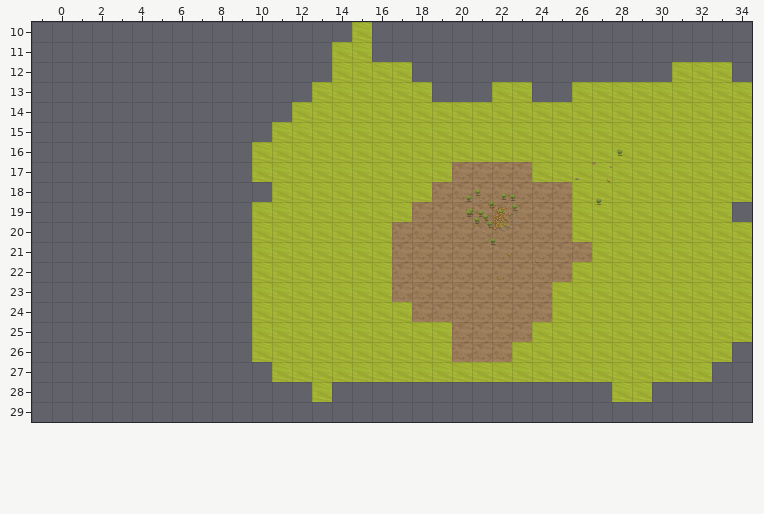
Tiled map -- Sapiens/Assets/Resources/Map/TestMapOrtho2.tmx. That is the earlier state.
Cells are 500x500 px. Shown: x -1..34, y 10..29.
Now the later version:
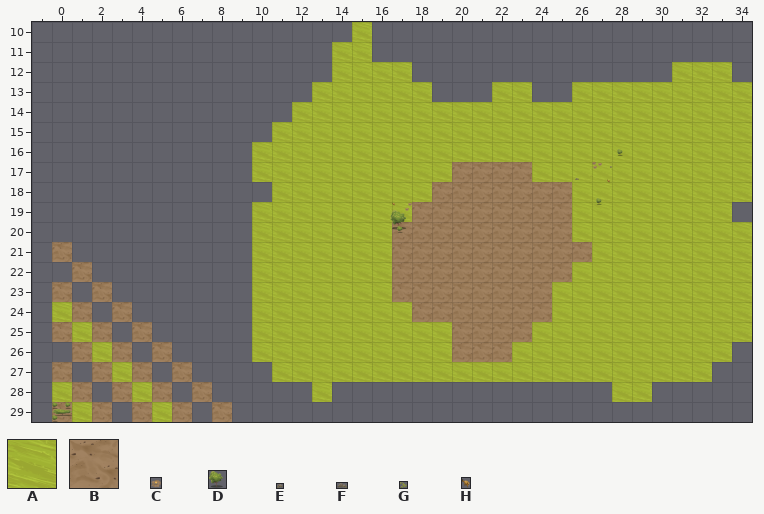
Key: from "Ground": A 0 "Texture_Grass", B 1 "Texture_Dirt"; from "Objects": C 0 "Camp", D 1 "Sprite-Trees", E 2 "Sprite-Rocks_02", F 3 "Sprite-Rocks_01", G 4 "Sprite-Herbs", H 5 "Puma".
_ is an empty cell, . an unchanged one.
Objects are placed by their top-left corner, in cells (3,4 is the top-left corner of cell 3,4); size is 1x1 cell unless given.
From old to new:
--- layer "Ground"
@@ x 0..8 @@
-21 _........
-22 ._.......
-23 _._......
-24 __._.....
-25 ___._....
-26 .___._...
-27 _.___._..
-28 __.___._.
-29 ___.___._
+21 B........
+22 .B.......
+23 B.B......
+24 AB.B.....
+25 BAB.B....
+26 .BAB.B...
+27 B.BAB.B..
+28 AB.BAB.B.
+29 BAB.BAB.B
--- layer "FixedObjects"
+C "Camp" at 27.3,17 size 0.2x0.2
+C "Camp" at 27.1,17.1 size 0.2x0.2
+H "Puma" at 17,19 size 0.2x0.2
+C "Camp" at 17.8,19 size 0.2x0.2
+C "Camp" at 17.6,19.3 size 0.2x0.2
+D "Sprite-Trees" at 16.9,19.4
+D "Sprite-Trees" at 17.3,20.2 size 0.4x0.4
+D "Sprite-Trees" at 0.6,29 size 0.4x0.4
+D "Sprite-Trees" at 0,29 size 0.4x0.4
+D "Sprite-Trees" at 0,29.3 size 1.2x0.3
+D "Sprite-Trees" at 0,29.6 size 0.4x0.4
-D "Sprite-Trees" at 21.1,18.3 size 0.4x0.4
-D "Sprite-Trees" at 22.4,18.5 size 0.4x0.4
-D "Sprite-Trees" at 22.9,18.6 size 0.4x0.4
-C "Camp" at 21.4,18.8 size 0.2x0.2
-D "Sprite-Trees" at 20.7,18.7 size 0.4x0.4
-H "Puma" at 21.9,18.9 size 0.2x0.2
-H "Puma" at 21.9,19 size 0.2x0.2
-H "Puma" at 21.8,19 size 0.2x0.2
-H "Puma" at 22.1,19.1 size 0.2x0.2
-D "Sprite-Trees" at 21.9,18.9 size 0.4x0.4
-H "Puma" at 21.9,19.2 size 0.2x0.2
-C "Camp" at 21.5,19.2 size 0.2x0.2
-H "Puma" at 22.6,19.2 size 0.2x0.2
-H "Puma" at 22.3,19.2 size 0.2x0.2
-H "Puma" at 22.5,19.2 size 0.2x0.2
-D "Sprite-Trees" at 23,19.1 size 0.4x0.4
-H "Puma" at 22.4,19.3 size 0.2x0.2
-H "Puma" at 22.5,19.3 size 0.2x0.2
-H "Puma" at 22.3,19.3 size 0.2x0.2
-H "Puma" at 22.4,19.3 size 0.2x0.2
-H "Puma" at 22,19.3 size 0.2x0.2
-H "Puma" at 22.3,19.3 size 0.2x0.2
-H "Puma" at 20.7,19.3 size 0.2x0.2
-H "Puma" at 22.2,19.3 size 0.2x0.2
-H "Puma" at 22.2,19.3 size 0.2x0.2
-H "Puma" at 20.8,19.3 size 0.2x0.2
-H "Puma" at 22.5,19.3 size 0.2x0.2
-H "Puma" at 22.3,19.4 size 0.2x0.2
-H "Puma" at 22.4,19.4 size 0.2x0.2
-H "Puma" at 22.3,19.4 size 0.2x0.2
-H "Puma" at 21.3,19.4 size 0.2x0.2
-H "Puma" at 22.3,19.4 size 0.2x0.2
-H "Puma" at 22.3,19.5 size 0.2x0.2
-D "Sprite-Trees" at 20.8,19.3 size 0.4x0.4
-H "Puma" at 22.4,19.5 size 0.2x0.2
-E "Sprite-Rocks_02" at 23,19.6 size 0.1x0.1
-H "Puma" at 22.4,19.5 size 0.2x0.2
-D "Sprite-Trees" at 22.3,19.3 size 0.4x0.4
-H "Puma" at 22.4,19.5 size 0.2x0.2
-H "Puma" at 21.4,19.5 size 0.2x0.2
-H "Puma" at 22.3,19.5 size 0.2x0.2
-H "Puma" at 22.6,19.5 size 0.2x0.2
-H "Puma" at 22.4,19.5 size 0.2x0.2
-E "Sprite-Rocks_02" at 22.9,19.6 size 0.1x0.1
-C "Camp" at 21.9,19.5 size 0.2x0.2
-D "Sprite-Trees" at 21.3,19.4 size 0.4x0.4
-H "Puma" at 21.6,19.5 size 0.2x0.2
-H "Puma" at 22.8,19.5 size 0.2x0.2
-H "Puma" at 22.3,19.6 size 0.2x0.2
-D "Sprite-Trees" at 20.7,19.4 size 0.4x0.4
-H "Puma" at 22.4,19.6 size 0.2x0.2
-C "Camp" at 21.1,19.6 size 0.2x0.2
-H "Puma" at 22.2,19.6 size 0.2x0.2
-H "Puma" at 22.2,19.6 size 0.2x0.2
-H "Puma" at 22,19.6 size 0.2x0.2
-H "Puma" at 22.3,19.6 size 0.2x0.2
-G "Sprite-Herbs" at 22.6,19.7 size 0.1x0.1
-E "Sprite-Rocks_02" at 22.9,19.8 size 0.1x0.1
-H "Puma" at 22.3,19.7 size 0.2x0.2
-H "Puma" at 22.5,19.7 size 0.2x0.2
-H "Puma" at 22.1,19.7 size 0.2x0.2
-H "Puma" at 21.6,19.7 size 0.2x0.2
-F "Sprite-Rocks_01" at 22.1,19.8 size 0.2x0.1
-F "Sprite-Rocks_01" at 22.6,19.8 size 0.2x0.1
-D "Sprite-Trees" at 21.6,19.6 size 0.4x0.4
-H "Puma" at 22.2,19.8 size 0.2x0.2
-H "Puma" at 22.6,19.8 size 0.2x0.2
-H "Puma" at 22,19.8 size 0.2x0.2
-C "Camp" at 21.5,19.8 size 0.2x0.2
-E "Sprite-Rocks_02" at 22.9,19.9 size 0.1x0.1
-H "Puma" at 22.3,19.8 size 0.2x0.2
-H "Puma" at 22.7,19.8 size 0.2x0.2
-G "Sprite-Herbs" at 22.4,19.9 size 0.1x0.1
-H "Puma" at 21.3,19.9 size 0.2x0.2
-H "Puma" at 22.2,19.9 size 0.2x0.2
-E "Sprite-Rocks_02" at 22.4,20 size 0.1x0.1
-H "Puma" at 22.5,19.9 size 0.2x0.2
-G "Sprite-Herbs" at 22.6,20 size 0.1x0.1
-G "Sprite-Herbs" at 22.4,20 size 0.1x0.1
-H "Puma" at 22.2,19.9 size 0.2x0.2
-H "Puma" at 22.3,19.9 size 0.2x0.2
-D "Sprite-Trees" at 21.1,19.8 size 0.4x0.4
-C "Camp" at 22.2,19.9 size 0.2x0.2
-E "Sprite-Rocks_02" at 22.2,20 size 0.1x0.1
-E "Sprite-Rocks_02" at 22.2,20.1 size 0.1x0.1
-H "Puma" at 22.2,19.9 size 0.2x0.2
-G "Sprite-Herbs" at 22.7,20 size 0.1x0.1
-E "Sprite-Rocks_02" at 22.9,20.1 size 0.1x0.1
-E "Sprite-Rocks_02" at 22.2,20.1 size 0.1x0.1
-E "Sprite-Rocks_02" at 22.6,20.1 size 0.1x0.1
-H "Puma" at 22,20 size 0.2x0.2
-G "Sprite-Herbs" at 22.5,20 size 0.1x0.1
-G "Sprite-Herbs" at 22.5,20 size 0.1x0.1
-H "Puma" at 22.1,20 size 0.2x0.2
-E "Sprite-Rocks_02" at 22.2,20.1 size 0.1x0.1
-H "Puma" at 22.3,20 size 0.2x0.2
-G "Sprite-Herbs" at 22.4,20.1 size 0.1x0.1
-H "Puma" at 22.2,20 size 0.2x0.2
-G "Sprite-Herbs" at 22.6,20.1 size 0.1x0.1
-H "Puma" at 22.1,20 size 0.2x0.2
-E "Sprite-Rocks_02" at 22,20.2 size 0.1x0.1
-H "Puma" at 21,20.1 size 0.2x0.2
-G "Sprite-Herbs" at 22.2,20.1 size 0.1x0.1
-H "Puma" at 22.6,20.1 size 0.2x0.2
-G "Sprite-Herbs" at 22.2,20.2 size 0.1x0.1
-E "Sprite-Rocks_02" at 22.8,20.2 size 0.1x0.1
-G "Sprite-Herbs" at 22.4,20.2 size 0.1x0.1
-H "Puma" at 21.8,20.1 size 0.2x0.2
-D "Sprite-Trees" at 21.7,20 size 0.4x0.4
-G "Sprite-Herbs" at 22.1,20.2 size 0.1x0.1
-H "Puma" at 22.3,20.1 size 0.2x0.2
-F "Sprite-Rocks_01" at 22.7,20.2 size 0.2x0.1
-G "Sprite-Herbs" at 22.5,20.2 size 0.1x0.1
-F "Sprite-Rocks_01" at 22.2,20.2 size 0.2x0.1
-H "Puma" at 22.1,20.2 size 0.2x0.2
-H "Puma" at 22.3,20.2 size 0.2x0.2
-C "Camp" at 21.6,20.2 size 0.2x0.2
-E "Sprite-Rocks_02" at 22.3,20.3 size 0.1x0.1
-E "Sprite-Rocks_02" at 22.2,20.3 size 0.1x0.1
-E "Sprite-Rocks_02" at 22.7,20.3 size 0.1x0.1
-G "Sprite-Herbs" at 22.1,20.3 size 0.1x0.1
-H "Puma" at 22,20.2 size 0.2x0.2
-H "Puma" at 22.1,20.2 size 0.2x0.2
-E "Sprite-Rocks_02" at 22.4,20.4 size 0.1x0.1
-E "Sprite-Rocks_02" at 22.6,20.4 size 0.1x0.1
-C "Camp" at 21.5,20.4 size 0.2x0.2
-D "Sprite-Trees" at 21.9,20.8 size 0.4x0.4
-H "Puma" at 22.8,21.5 size 0.2x0.2
Pixel boxes of the changes (left, top, right, bottom) in both pictures:
added: (593, 162, 602, 169)
removed: (466, 189, 518, 233)
added: (390, 202, 412, 233)
removed: (490, 238, 496, 245)
added: (52, 242, 232, 422)
removed: (507, 253, 510, 257)
